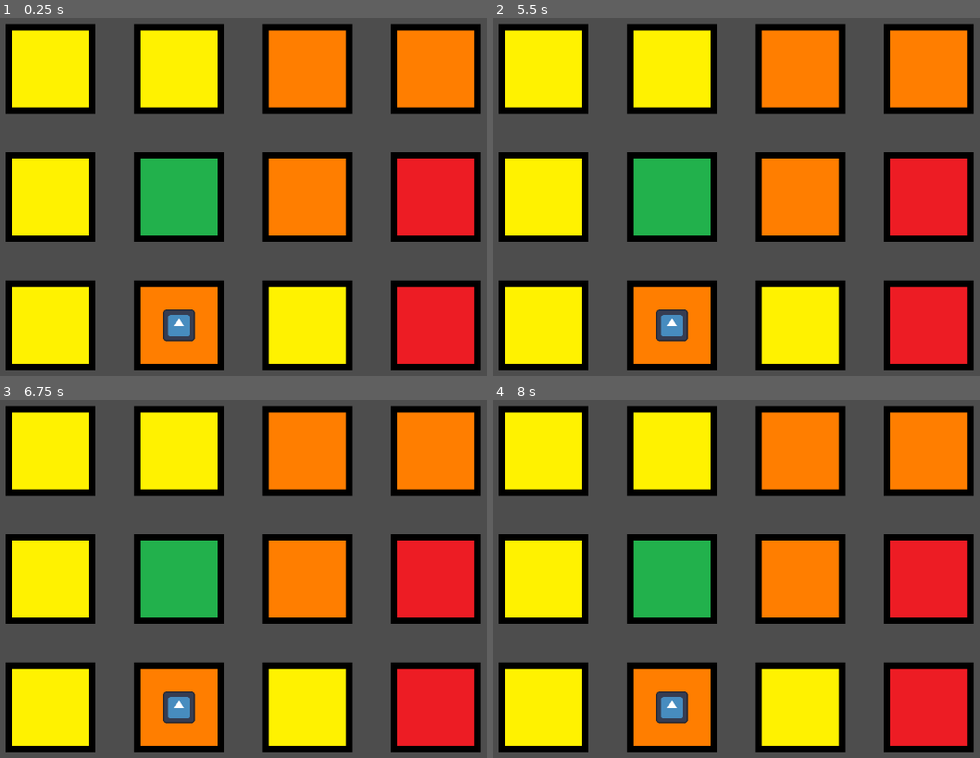
Above: before the commit, frames 1-4 (two rows, left to right).
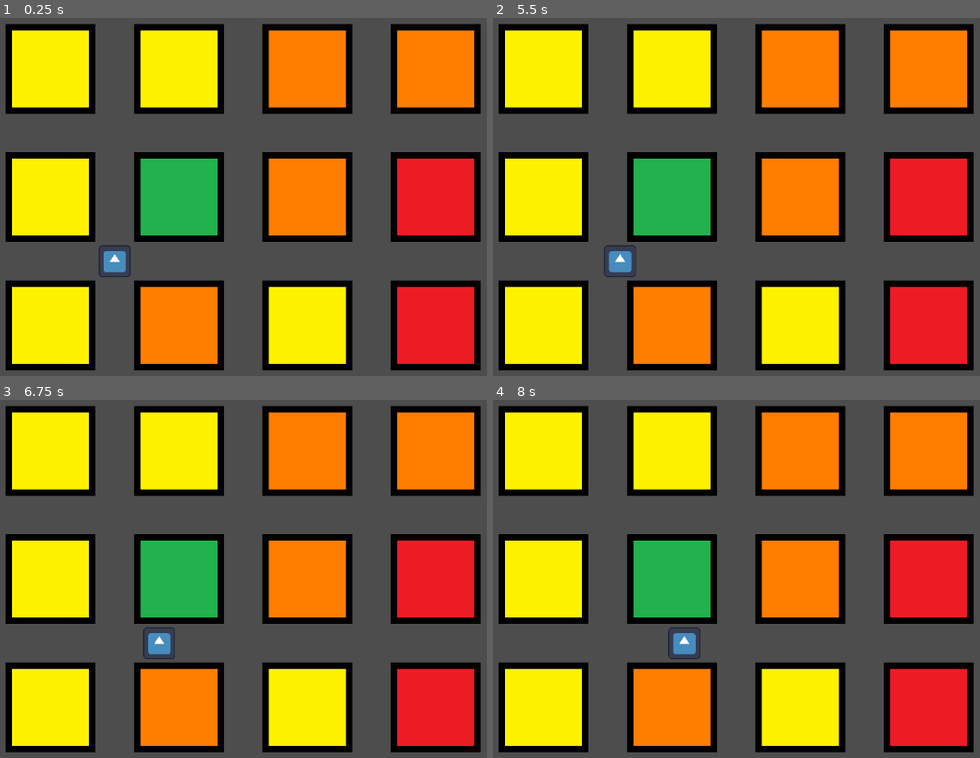
Above: after the commit, the same moments.

Repository: PurpleWazard/Jamsepticeye
Game: Godot game, scene res://test_for_robbie/test_please_dont_touch_without_asking.tscn
Two runs of this game, one before a commit and one after it. Both use one fixed random seed, a clock stepped at 60 frames per second and the inputs below. This scene is started directly instead of the project's main scene. The engine's default icon, where the game draws it, is replaced by a stand-in: a white triangle on a blue panel in a dark square.
Inputs:
- Up to frame 1 (0.25 s): no input
- Up to frame 2 (5.5 s): tap Enter at 0.5, 2, 3.5 s; hold Right (ui_right) 0.53-1.28 s; tap Space at 1.25, 2.75, 4.25 s; hold Down (ui_down) 1.28-2.03 s; hold Right (ui_right) 2.03-2.78 s; hold Up (ui_up) 2.78-3.53 s; hold Left (ui_left) 3.53-5.03 s; hold Down (ui_down) from 5.03 s (still down)
- Up to frame 3 (6.75 s): release Down (ui_down) at 5.78 s; hold Right (ui_right) 5.78-6.53 s; hold Up (ui_up) from 6.53 s (still down)
- Up to frame 4 (8 s): release Up (ui_up) at 7.28 s; hold Right (ui_right) from 7.28 s (still down)

The runs differ from the first frame. In frame 1, 0.9% of the frame differs, in the area x 20-41%, y 63-91%; in frame 2, 0.9%; in frame 3, 0.9%; in frame 4, 1.0%, in the area x 33-43%, y 63-91%.
Error before the commit: Parse Error: Expected function name after "func". (res://test_for_robbie/guard.gd:2)

Commit message:
finnished the guard ai moving

Diff:
--- a/test_for_robbie/guard.gd
+++ b/test_for_robbie/guard.gd
@@ -1,2 +1,53 @@
 extends CharacterBody2D
-func
+signal connect_to_marker
+var Delta
+var markers: Node2D
+var Letters = ["A","B","C","D"]
+var Numbers = ["1","2","3","4","5"]
+var Actions = ["up","down","left","right"]
+var previous_location = "C2"
+var Speed = 300.0
+var Y = 3
+var X = 2
+var Vel
+func _ready() -> void:
+	emit_signal("connect_to_marker")
+	print(markers)
+
+func looking_around():
+
+	pass
+func _process(delta: float) -> void:
+	Delta = delta
+	if Vel:
+		velocity = Vel / Speed
+	move_and_slide()
+func move():
+	var action = Actions.pick_random()
+	print(action)
+	var point_to_move
+	if action == "up":
+		Y = clamp(Y - 1, 0, 3)
+	if action == "down":
+		Y = clamp(Y + 1, 0, 3)
+	if action == "left":
+		X = clamp(X - 1, 0, 4)
+	if action == "right":
+		X = clamp(X + 1, 0, 4)
+	point_to_move = str(Letters[Y] + Numbers[X])
+	print(point_to_move)
+	Vel = find_velocity_needed(point_to_move)
+
+	pass
+
+
+func find_velocity_needed(marker):
+	var target_marker: Node2D = markers.find_child(marker)
+	var target_position = target_marker.global_position
+	var my_x = global_position.x
+	var my_y = global_position.y
+	var snack_X = target_position.x
+	var snack_Y = target_position.y
+	var distance_X = snack_X - my_x
+	var distance_Y = snack_Y - my_y
+	return Vector2(distance_X / Delta, distance_Y / Delta)
--- /dev/null
+++ b/test_for_robbie/markers.gd
@@ -0,0 +1,5 @@
+extends Node2D
+
+
+func _on_guard_connect_to_marker() -> void:
+	$"../guard".markers = self
--- a/test_for_robbie/test_please_dont_touch_without_asking.tscn
+++ b/test_for_robbie/test_please_dont_touch_without_asking.tscn
@@ -1,7 +1,8 @@
-[gd_scene load_steps=3 format=3 uid="uid://cxdooj8d3qr4s"]
+[gd_scene load_steps=4 format=3 uid="uid://cxdooj8d3qr4s"]
 
 [ext_resource type="PackedScene" uid="uid://d2oocan08kx5a" path="res://test_for_robbie/points.tscn" id="1_s8dq5"]
 [ext_resource type="PackedScene" uid="uid://b4hxdcx0a13rb" path="res://test_for_robbie/guard.tscn" id="2_omgui"]
+[ext_resource type="Script" uid="uid://d3u2jqdj52lse" path="res://test_for_robbie/markers.gd" id="3_p5i41"]
 
 [node name="Test please dont touch without asking" type="Control"]
 layout_mode = 3
@@ -64,13 +65,18 @@
 layout_mode = 2
 
 [node name="guard" parent="." instance=ExtResource("2_omgui")]
-position = Vector2(21, 40)
+position = Vector2(11, 30)
+
+[node name="Timer" type="Timer" parent="guard"]
+wait_time = 5.0
+autostart = true
 
 [node name="Camera2D" type="Camera2D" parent="."]
 position = Vector2(33, 22)
 zoom = Vector2(10, 10)
 
 [node name="markers" type="Node2D" parent="."]
+script = ExtResource("3_p5i41")
 
 [node name="D5" type="Marker2D" parent="markers"]
 position = Vector2(71, 50)
@@ -131,3 +137,6 @@
 
 [node name="A1" type="Marker2D" parent="markers"]
 position = Vector2(-9, -10)
+
+[connection signal="connect_to_marker" from="guard" to="markers" method="_on_guard_connect_to_marker"]
+[connection signal="timeout" from="guard/Timer" to="guard" method="move"]
Not shown, added: test_for_robbie/markers.gd.uid
